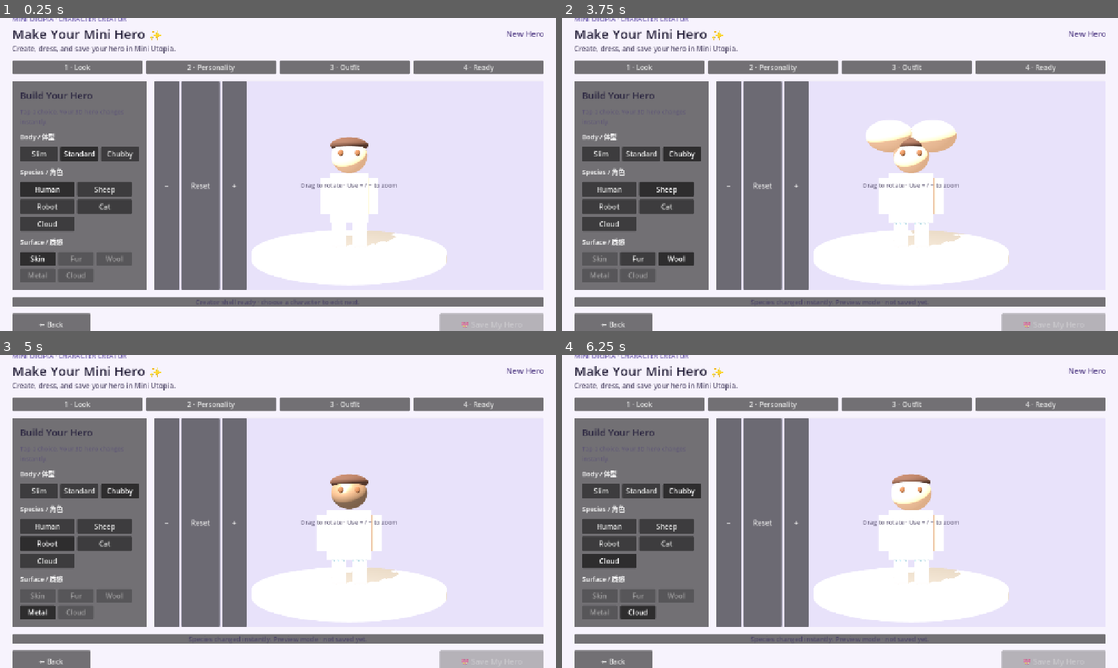
Above: before the commit, frames 1-4 (two rows, left to right).
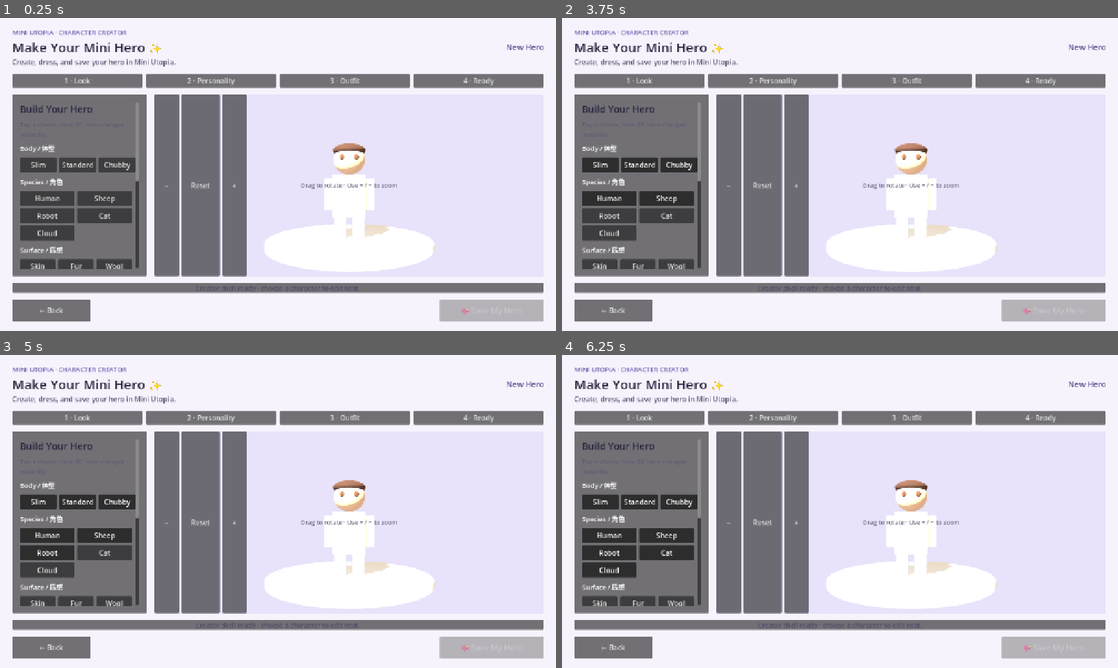
Above: after the commit, the same moments.

Repository: Mrlukahuang/mini-utopia-studio
Game: Godot game, scene res://scenes/character_creator.tscn
Two runs of this game, one before a commit and one after it. Both use one fixed random seed, a clock stepped at 60 frames per second and the inputs below. This scene is started directly instead of the project's main scene.
Inputs:
- Up to frame 1 (0.25 s): no input
- Up to frame 2 (3.75 s): click "Slim" at 0.5 s; click "Standard" at 1.25 s; click "Chubby" at 2 s; click "Human" at 2.75 s; click "Sheep" at 3.5 s
- Up to frame 3 (5 s): click "Robot" at 4.25 s
- Up to frame 4 (6.25 s): click "Cat" at 5 s; click "Cloud" at 5.75 s

The runs differ from the first frame. In frame 1, 25% of the frame differs, in the area x 2-98%, y 0-100%; in frame 2, 26%; in frame 3, 25%; in frame 4, 25%.
Error after the commit: Cannot call method 'get_node' on a null value. (res://scripts/character_creator_shell.gd:86)

Commit message:
GODOT-CC04 add scrollable Eyes Hair and Color controls

Diff:
--- a/godot/scenes/character_creator.tscn
+++ b/godot/scenes/character_creator.tscn
@@ -116,134 +116,246 @@
 theme_override_constants/margin_right = 18
 theme_override_constants/margin_bottom = 18
 
-[node name="Content" type="VBoxContainer" parent="RootMargin/MainColumn/CreatorBody/ChoicePanel/Margin"]
-layout_mode = 2
-theme_override_constants/separation = 12
-
-[node name="Heading" type="Label" parent="RootMargin/MainColumn/CreatorBody/ChoicePanel/Margin/Content"]
+[node name="Scroll" type="ScrollContainer" parent="RootMargin/MainColumn/CreatorBody/ChoicePanel/Margin"]
+layout_mode = 2
+size_flags_horizontal = 3
+size_flags_vertical = 3
+horizontal_scroll_mode = 0
+
+[node name="Content" type="VBoxContainer" parent="RootMargin/MainColumn/CreatorBody/ChoicePanel/Margin/Scroll"]
+layout_mode = 2
+size_flags_horizontal = 3
+theme_override_constants/separation = 10
+
+[node name="Heading" type="Label" parent="RootMargin/MainColumn/CreatorBody/ChoicePanel/Margin/Scroll/Content"]
 layout_mode = 2
 theme_override_colors/font_color = Color(0.18, 0.16, 0.26, 1)
 theme_override_font_sizes/font_size = 22
 text = "Build Your Hero"
 
-[node name="Hint" type="Label" parent="RootMargin/MainColumn/CreatorBody/ChoicePanel/Margin/Content"]
+[node name="Hint" type="Label" parent="RootMargin/MainColumn/CreatorBody/ChoicePanel/Margin/Scroll/Content"]
 layout_mode = 2
 theme_override_colors/font_color = Color(0.38, 0.35, 0.46, 1)
 theme_override_font_sizes/font_size = 14
 text = "Tap a choice. Your 3D hero changes instantly."
 autowrap_mode = 2
 
-[node name="BodyLabel" type="Label" parent="RootMargin/MainColumn/CreatorBody/ChoicePanel/Margin/Content"]
+[node name="BodyLabel" type="Label" parent="RootMargin/MainColumn/CreatorBody/ChoicePanel/Margin/Scroll/Content"]
 layout_mode = 2
 theme_override_font_sizes/font_size = 15
 text = "Body / 体型"
 
-[node name="BodyRow" type="HBoxContainer" parent="RootMargin/MainColumn/CreatorBody/ChoicePanel/Margin/Content"]
+[node name="BodyRow" type="HBoxContainer" parent="RootMargin/MainColumn/CreatorBody/ChoicePanel/Margin/Scroll/Content"]
 layout_mode = 2
 theme_override_constants/separation = 6
 
-[node name="SlimButton" type="Button" parent="RootMargin/MainColumn/CreatorBody/ChoicePanel/Margin/Content/BodyRow"]
+[node name="SlimButton" type="Button" parent="RootMargin/MainColumn/CreatorBody/ChoicePanel/Margin/Scroll/Content/BodyRow"]
 custom_minimum_size = Vector2(0, 34)
 toggle_mode = true
 layout_mode = 2
 size_flags_horizontal = 3
 text = "Slim"
 
-[node name="StandardButton" type="Button" parent="RootMargin/MainColumn/CreatorBody/ChoicePanel/Margin/Content/BodyRow"]
+[node name="StandardButton" type="Button" parent="RootMargin/MainColumn/CreatorBody/ChoicePanel/Margin/Scroll/Content/BodyRow"]
 custom_minimum_size = Vector2(0, 34)
 toggle_mode = true
 layout_mode = 2
 size_flags_horizontal = 3
 text = "Standard"
 
-[node name="ChubbyButton" type="Button" parent="RootMargin/MainColumn/CreatorBody/ChoicePanel/Margin/Content/BodyRow"]
+[node name="ChubbyButton" type="Button" parent="RootMargin/MainColumn/CreatorBody/ChoicePanel/Margin/Scroll/Content/BodyRow"]
 custom_minimum_size = Vector2(0, 34)
 toggle_mode = true
 layout_mode = 2
 size_flags_horizontal = 3
 text = "Chubby"
 
-[node name="SpeciesLabel" type="Label" parent="RootMargin/MainColumn/CreatorBody/ChoicePanel/Margin/Content"]
+[node name="SpeciesLabel" type="Label" parent="RootMargin/MainColumn/CreatorBody/ChoicePanel/Margin/Scroll/Content"]
 layout_mode = 2
 theme_override_font_sizes/font_size = 15
 text = "Species / 角色"
 
-[node name="SpeciesGrid" type="GridContainer" parent="RootMargin/MainColumn/CreatorBody/ChoicePanel/Margin/Content"]
+[node name="SpeciesGrid" type="GridContainer" parent="RootMargin/MainColumn/CreatorBody/ChoicePanel/Margin/Scroll/Content"]
 layout_mode = 2
 columns = 2
 theme_override_constants/h_separation = 6
 theme_override_constants/v_separation = 6
 
-[node name="HumanButton" type="Button" parent="RootMargin/MainColumn/CreatorBody/ChoicePanel/Margin/Content/SpeciesGrid"]
+[node name="HumanButton" type="Button" parent="RootMargin/MainColumn/CreatorBody/ChoicePanel/Margin/Scroll/Content/SpeciesGrid"]
 custom_minimum_size = Vector2(126, 34)
 toggle_mode = true
 layout_mode = 2
 text = "Human"
 
-[node name="SheepButton" type="Button" parent="RootMargin/MainColumn/CreatorBody/ChoicePanel/Margin/Content/SpeciesGrid"]
+[node name="SheepButton" type="Button" parent="RootMargin/MainColumn/CreatorBody/ChoicePanel/Margin/Scroll/Content/SpeciesGrid"]
 custom_minimum_size = Vector2(126, 34)
 toggle_mode = true
 layout_mode = 2
 text = "Sheep"
 
-[node name="RobotButton" type="Button" parent="RootMargin/MainColumn/CreatorBody/ChoicePanel/Margin/Content/SpeciesGrid"]
+[node name="RobotButton" type="Button" parent="RootMargin/MainColumn/CreatorBody/ChoicePanel/Margin/Scroll/Content/SpeciesGrid"]
 custom_minimum_size = Vector2(126, 34)
 toggle_mode = true
 layout_mode = 2
 text = "Robot"
 
-[node name="CatButton" type="Button" parent="RootMargin/MainColumn/CreatorBody/ChoicePanel/Margin/Content/SpeciesGrid"]
+[node name="CatButton" type="Button" parent="RootMargin/MainColumn/CreatorBody/ChoicePanel/Margin/Scroll/Content/SpeciesGrid"]
 custom_minimum_size = Vector2(126, 34)
 toggle_mode = true
 layout_mode = 2
 text = "Cat"
 
-[node name="CloudButton" type="Button" parent="RootMargin/MainColumn/CreatorBody/ChoicePanel/Margin/Content/SpeciesGrid"]
+[node name="CloudButton" type="Button" parent="RootMargin/MainColumn/CreatorBody/ChoicePanel/Margin/Scroll/Content/SpeciesGrid"]
 custom_minimum_size = Vector2(126, 34)
 toggle_mode = true
 layout_mode = 2
 text = "Cloud"
 
-[node name="SurfaceLabel" type="Label" parent="RootMargin/MainColumn/CreatorBody/ChoicePanel/Margin/Content"]
+[node name="SurfaceLabel" type="Label" parent="RootMargin/MainColumn/CreatorBody/ChoicePanel/Margin/Scroll/Content"]
 layout_mode = 2
 theme_override_font_sizes/font_size = 15
 text = "Surface / 质感"
 
-[node name="SurfaceGrid" type="GridContainer" parent="RootMargin/MainColumn/CreatorBody/ChoicePanel/Margin/Content"]
+[node name="SurfaceGrid" type="GridContainer" parent="RootMargin/MainColumn/CreatorBody/ChoicePanel/Margin/Scroll/Content"]
 layout_mode = 2
 columns = 3
 theme_override_constants/h_separation = 6
 theme_override_constants/v_separation = 6
 
-[node name="SkinButton" type="Button" parent="RootMargin/MainColumn/CreatorBody/ChoicePanel/Margin/Content/SurfaceGrid"]
+[node name="SkinButton" type="Button" parent="RootMargin/MainColumn/CreatorBody/ChoicePanel/Margin/Scroll/Content/SurfaceGrid"]
 custom_minimum_size = Vector2(82, 32)
 toggle_mode = true
 layout_mode = 2
 text = "Skin"
 
-[node name="FurButton" type="Button" parent="RootMargin/MainColumn/CreatorBody/ChoicePanel/Margin/Content/SurfaceGrid"]
+[node name="FurButton" type="Button" parent="RootMargin/MainColumn/CreatorBody/ChoicePanel/Margin/Scroll/Content/SurfaceGrid"]
 custom_minimum_size = Vector2(82, 32)
 toggle_mode = true
 layout_mode = 2
 text = "Fur"
 
-[node name="WoolButton" type="Button" parent="RootMargin/MainColumn/CreatorBody/ChoicePanel/Margin/Content/SurfaceGrid"]
+[node name="WoolButton" type="Button" parent="RootMargin/MainColumn/CreatorBody/ChoicePanel/Margin/Scroll/Content/SurfaceGrid"]
 custom_minimum_size = Vector2(82, 32)
 toggle_mode = true
 layout_mode = 2
 text = "Wool"
 
-[node name="MetalButton" type="Button" parent="RootMargin/MainColumn/CreatorBody/ChoicePanel/Margin/Content/SurfaceGrid"]
+[node name="MetalButton" type="Button" parent="RootMargin/MainColumn/CreatorBody/ChoicePanel/Margin/Scroll/Content/SurfaceGrid"]
 custom_minimum_size = Vector2(82, 32)
 toggle_mode = true
 layout_mode = 2
 text = "Metal"
 
-[node name="CloudButton" type="Button" parent="RootMargin/MainColumn/CreatorBody/ChoicePanel/Margin/Content/SurfaceGrid"]
+[node name="CloudButton" type="Button" parent="RootMargin/MainColumn/CreatorBody/ChoicePanel/Margin/Scroll/Content/SurfaceGrid"]
 custom_minimum_size = Vector2(82, 32)
 toggle_mode = true
 layout_mode = 2
 text = "Cloud"
+
+[node name="EyeLabel" type="Label" parent="RootMargin/MainColumn/CreatorBody/ChoicePanel/Margin/Scroll/Content"]
+layout_mode = 2
+theme_override_font_sizes/font_size = 15
+text = "Eyes / 眼睛"
+
+[node name="EyeStyleOption" type="OptionButton" parent="RootMargin/MainColumn/CreatorBody/ChoicePanel/Margin/Scroll/Content"]
+custom_minimum_size = Vector2(0, 36)
+layout_mode = 2
+
+[node name="HairLabel" type="Label" parent="RootMargin/MainColumn/CreatorBody/ChoicePanel/Margin/Scroll/Content"]
+layout_mode = 2
+theme_override_font_sizes/font_size = 15
+text = "Hair / 发型"
+
+[node name="HairStyleOption" type="OptionButton" parent="RootMargin/MainColumn/CreatorBody/ChoicePanel/Margin/Scroll/Content"]
+custom_minimum_size = Vector2(0, 36)
+layout_mode = 2
+
+[node name="ColorLabel" type="Label" parent="RootMargin/MainColumn/CreatorBody/ChoicePanel/Margin/Scroll/Content"]
+layout_mode = 2
+theme_override_font_sizes/font_size = 15
+text = "Colors / 颜色"
+
+[node name="ColorTargetOption" type="OptionButton" parent="RootMargin/MainColumn/CreatorBody/ChoicePanel/Margin/Scroll/Content"]
+custom_minimum_size = Vector2(0, 36)
+layout_mode = 2
+
+[node name="ColorGrid" type="GridContainer" parent="RootMargin/MainColumn/CreatorBody/ChoicePanel/Margin/Scroll/Content"]
+layout_mode = 2
+columns = 3
+theme_override_constants/h_separation = 6
+theme_override_constants/v_separation = 6
+
+[node name="CreamButton" type="Button" parent="RootMargin/MainColumn/CreatorBody/ChoicePanel/Margin/Scroll/Content/ColorGrid"]
+custom_minimum_size = Vector2(82, 32)
+toggle_mode = true
+layout_mode = 2
+text = "Cream"
+
+[node name="WarmButton" type="Button" parent="RootMargin/MainColumn/CreatorBody/ChoicePanel/Margin/Scroll/Content/ColorGrid"]
+custom_minimum_size = Vector2(82, 32)
+toggle_mode = true
+layout_mode = 2
+text = "Warm"
+
+[node name="TanButton" type="Button" parent="RootMargin/MainColumn/CreatorBody/ChoicePanel/Margin/Scroll/Content/ColorGrid"]
+custom_minimum_size = Vector2(82, 32)
+toggle_mode = true
+layout_mode = 2
+text = "Tan"
+
+[node name="BrownButton" type="Button" parent="RootMargin/MainColumn/CreatorBody/ChoicePanel/Margin/Scroll/Content/ColorGrid"]
+custom_minimum_size = Vector2(82, 32)
+toggle_mode = true
+layout_mode = 2
+text = "Brown"
+
+[node name="DarkButton" type="Button" parent="RootMargin/MainColumn/CreatorBody/ChoicePanel/Margin/Scroll/Content/ColorGrid"]
+custom_minimum_size = Vector2(82, 32)
+toggle_mode = true
+layout_mode = 2
+text = "Dark"
+
+[node name="BlackButton" type="Button" parent="RootMargin/MainColumn/CreatorBody/ChoicePanel/Margin/Scroll/Content/ColorGrid"]
+custom_minimum_size = Vector2(82, 32)
+toggle_mode = true
+layout_mode = 2
+text = "Black"
+
+[node name="PinkButton" type="Button" parent="RootMargin/MainColumn/CreatorBody/ChoicePanel/Margin/Scroll/Content/ColorGrid"]
+custom_minimum_size = Vector2(82, 32)
+toggle_mode = true
+layout_mode = 2
+text = "Pink"
+
+[node name="MintButton" type="Button" parent="RootMargin/MainColumn/CreatorBody/ChoicePanel/Margin/Scroll/Content/ColorGrid"]
+custom_minimum_size = Vector2(82, 32)
+toggle_mode = true
+layout_mode = 2
+text = "Mint"
+
+[node name="LavenderButton" type="Button" parent="RootMargin/MainColumn/CreatorBody/ChoicePanel/Margin/Scroll/Content/ColorGrid"]
+custom_minimum_size = Vector2(82, 32)
+toggle_mode = true
+layout_mode = 2
+text = "Lavender"
+
+[node name="SkyButton" type="Button" parent="RootMargin/MainColumn/CreatorBody/ChoicePanel/Margin/Scroll/Content/ColorGrid"]
+custom_minimum_size = Vector2(82, 32)
+toggle_mode = true
+layout_mode = 2
+text = "Sky"
+
+[node name="PeachButton" type="Button" parent="RootMargin/MainColumn/CreatorBody/ChoicePanel/Margin/Scroll/Content/ColorGrid"]
+custom_minimum_size = Vector2(82, 32)
+toggle_mode = true
+layout_mode = 2
+text = "Peach"
+
+[node name="GoldButton" type="Button" parent="RootMargin/MainColumn/CreatorBody/ChoicePanel/Margin/Scroll/Content/ColorGrid"]
+custom_minimum_size = Vector2(82, 32)
+toggle_mode = true
+layout_mode = 2
+text = "Gold"
 
 [node name="PreviewPanel" type="PanelContainer" parent="RootMargin/MainColumn/CreatorBody"]
 layout_mode = 2
